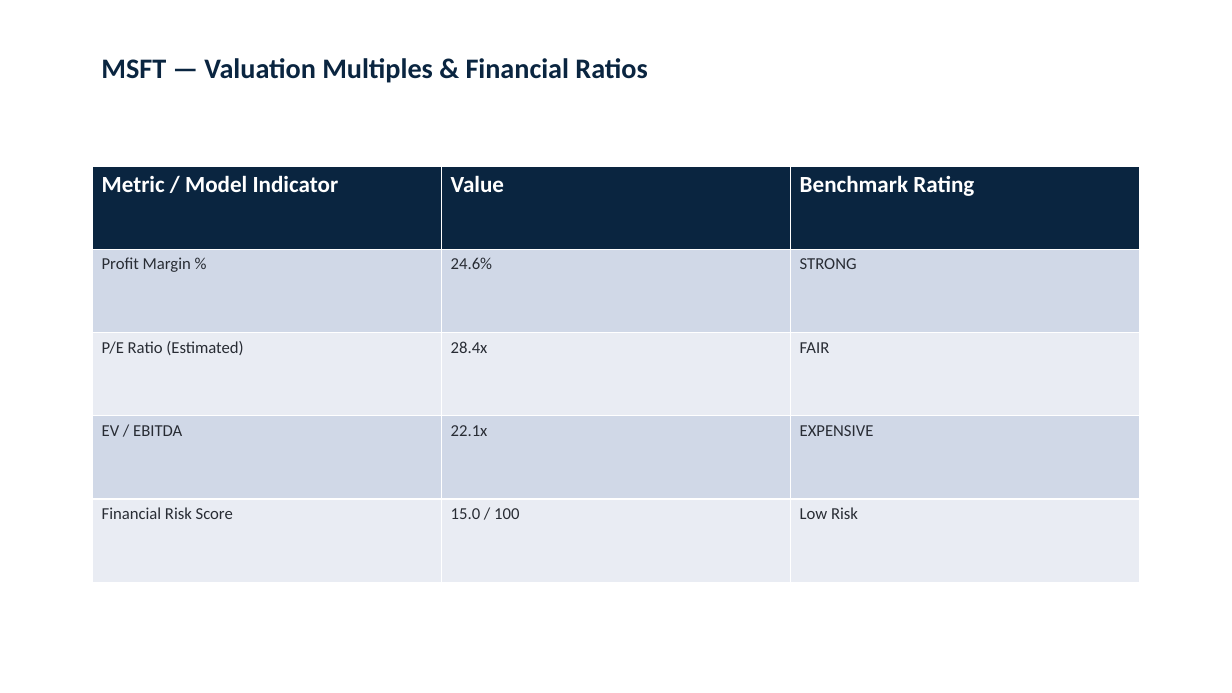
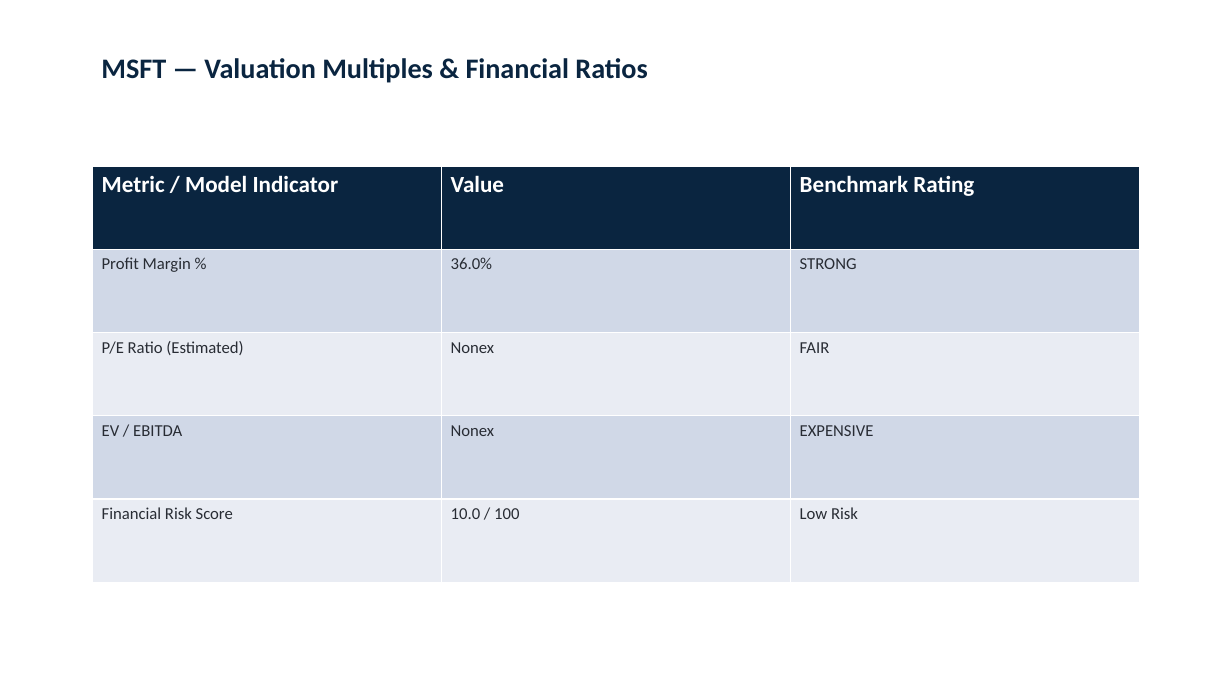
Before and after one commit to rhythem27/Aether, a slide deck: slide 3 of exports/pitchbooks/MSFT_Institutional_Pitchbook.pptx. Drawn at 1232x693 pixels with LibreOffice and Linux fonts; fonts in the diff are those of the drawing. Boxes give left, top, right and bottom in pixels: in the first picture for what was removed or moved away, otherwise in the second. Text is boxed around its words. In the diff, an @@ line names an element or a change of style, - is before the commit and + after.

```diff
--- a/exports/pitchbooks/MSFT_Institutional_Pitchbook.pptx
+++ b/exports/pitchbooks/MSFT_Institutional_Pitchbook.pptx
@@ table at (92,166,1141,582) @@
-row 2, column 2: 24.6%
+row 2, column 2: 36.0%
-row 3, column 2: 28.4x
+row 3, column 2: Nonex
-row 4, column 2: 22.1x
+row 4, column 2: Nonex
-row 5, column 2: 15.0 / 100
+row 5, column 2: 10.0 / 100
```
Also in this commit, not shown: 4 other slides changed, 10 other files.
